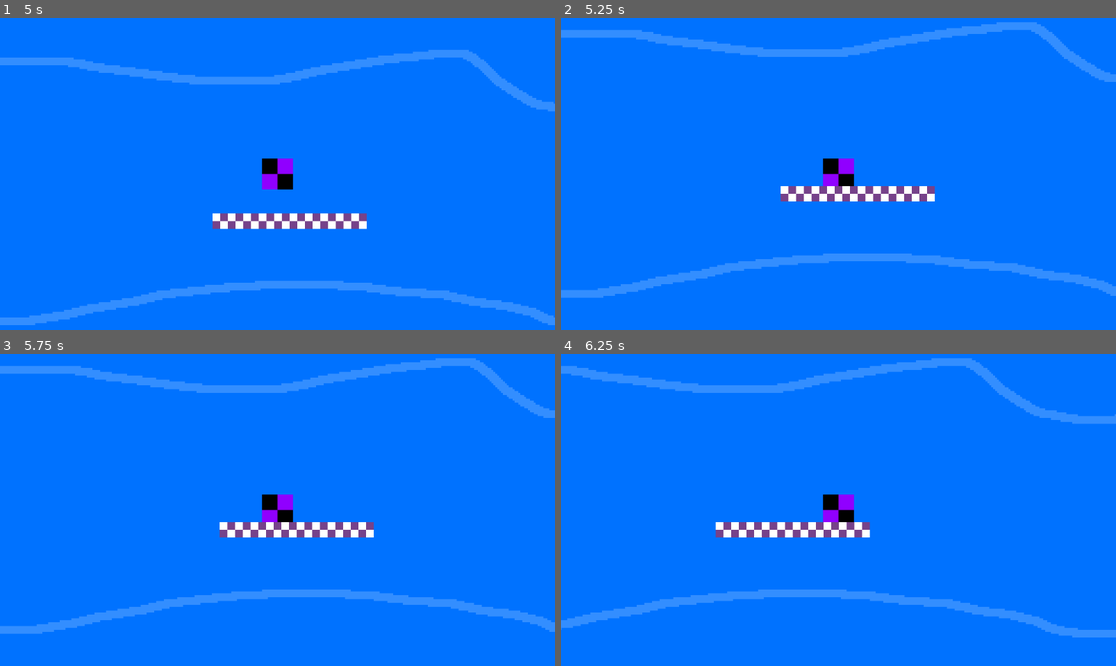
Above: before the commit, frames 1-4 (two rows, left to right).
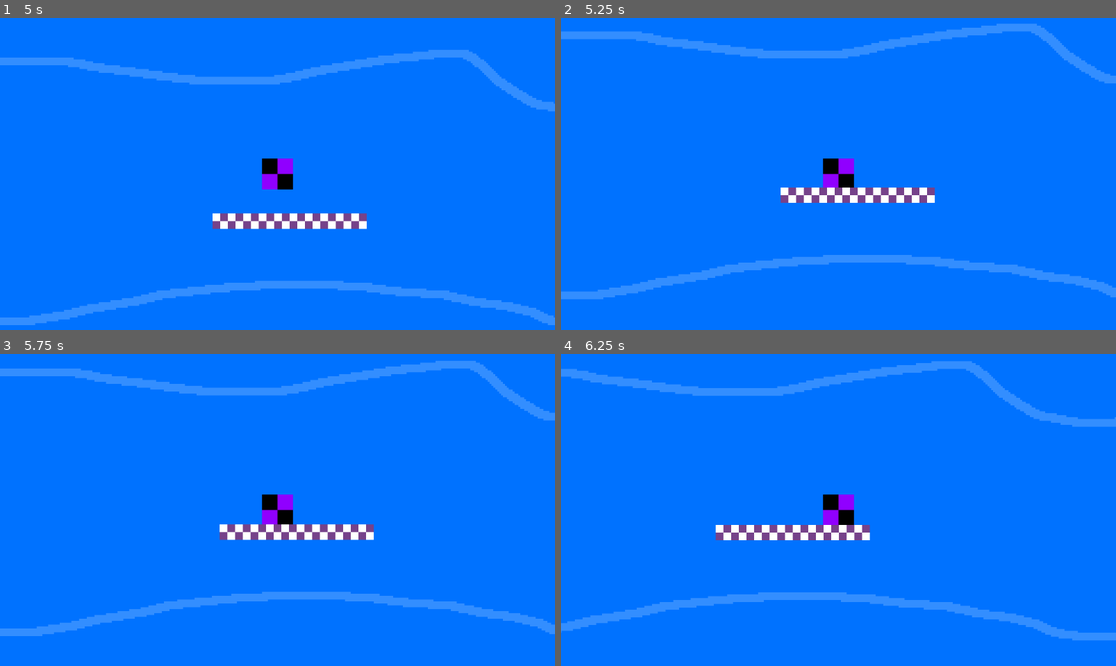
Above: after the commit, the same moments.

Repository: DevMa7e1/gamejam-game
Game: Godot game, scene res://Scenes/scene1.tscn
The game is run twice, just before and just after one commit, with the same random seed, the same clock (stepped at 60 frames per second) and the same inputs.
Inputs:
- Up to frame 1 (5 s): hold Right (ui_right) 0.53-1.28 s; hold Down (ui_down) 1.28-2.03 s; tap Enter at 2 s; hold Right (ui_right) 2.03-2.78 s; hold Up (ui_up) 2.78-3.53 s; hold Left (ui_left) from 3.53 s (still down)
- Up to frame 2 (5.25 s): release Left (ui_left) at 5.03 s; hold Down (ui_down) from 5.03 s (still down)
- Up to frame 3 (5.75 s): keep holding Down (ui_down)
- Up to frame 4 (6.25 s): tap Space at 5.75 s; release Down (ui_down) at 5.78 s; hold Right (ui_right) from 5.78 s (still down)

Frame 1 is identical in both runs. In frame 2, 2.2% of the frame differs, in the area x 0-100%, y 1-91%; in frame 3, 3.9%; in frame 4, 4.5%, in the area x 0-100%, y 1-92%.

Commit message:
You cannot partially phase through stuff anymore
sadly

Diff:
--- a/Scripts/movement.gd
+++ b/Scripts/movement.gd
@@ -6,6 +6,8 @@
 var bgs = [$"../bg3", $"../bg1", $"../bg2"]
 @onready
 var bgs2 = [$"../bg3", $"../bg1", $"../bg2"]
+
+var gravity_acted = false
 
 # Called when the node enters the scene tree for the first time.
 func _ready() -> void:
@@ -38,10 +40,14 @@
 			touching = true
 	if !touching:
 		position += Vector2(0, gravity_fall_pixel_count)
+		gravity_acted = true
+	if touching && !gravity_acted:
+		position -= Vector2(0, 1)
 	if Input.is_action_pressed("ui_up"):
 		position += Vector2(0, -5)
 	if Input.is_action_pressed("ui_down") && !touching && not $"../ground/dirt" in cobj:
 		position += Vector2(0, 5)
+		gravity_acted = false
 	if Input.is_action_pressed("ui_left") && not $"../left" in cobj:
 		position += Vector2(-5, 0)
 	if Input.is_action_pressed("ui_right") && not $"../right" in cobj:
